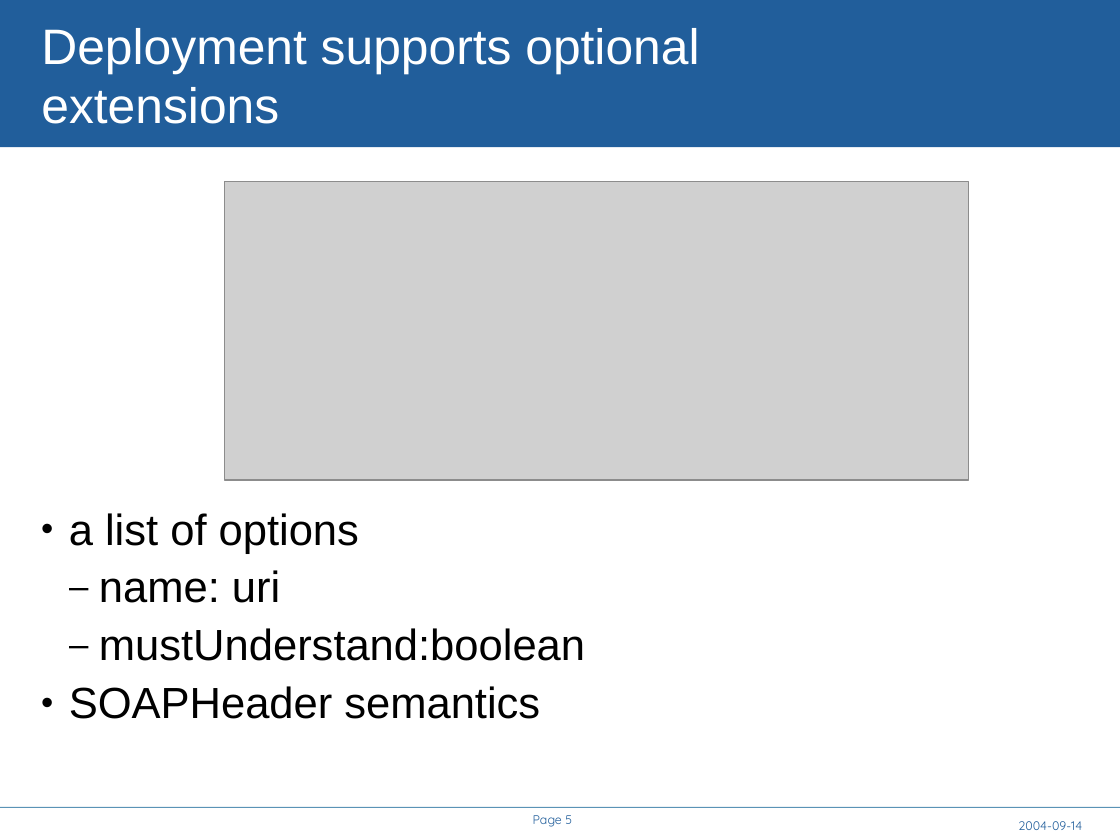
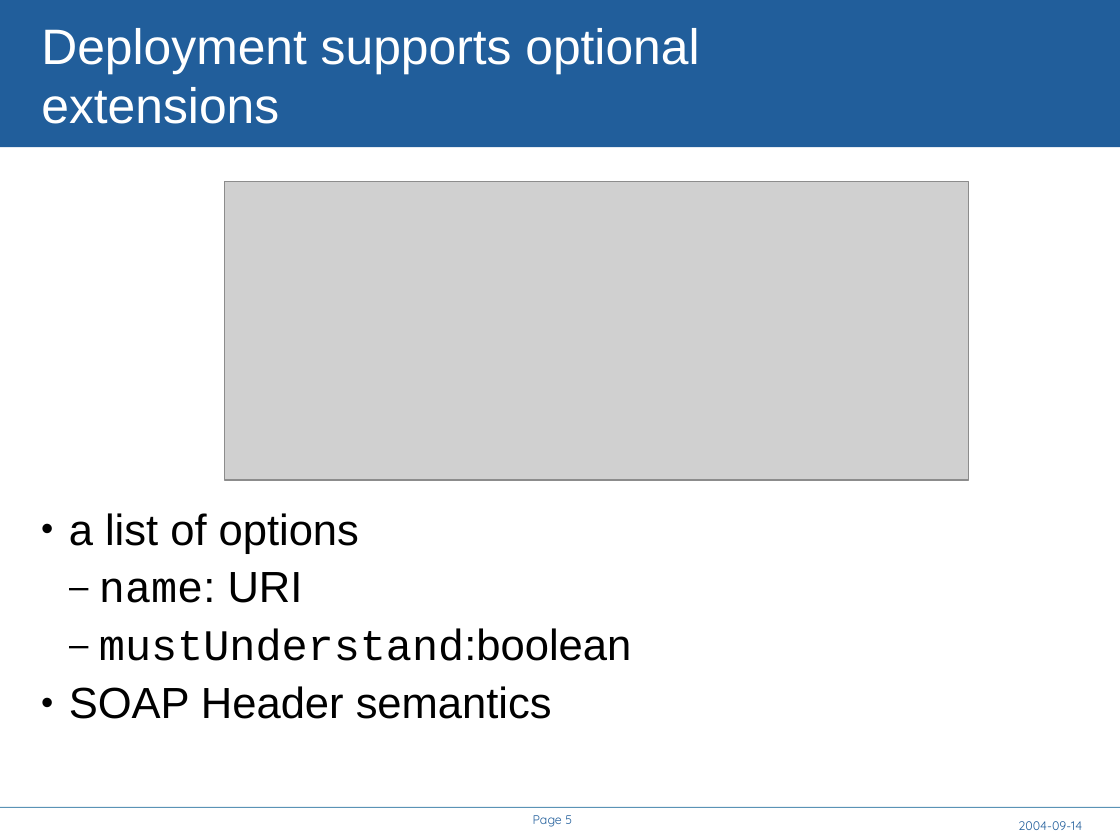
Before and after one commit to rhusar/smartfrog, a slide deck: slide 5 of core/components/cddlm/doc/A Service API for deployment.ppt. Drawn at 1120x840 pixels with LibreOffice and Linux fonts; fonts in the diff are those of the drawing; grey boxes stand for pictures; background and template pictures are left out. Boxes give left, top, right and bottom in pixels: in the first picture for what was removed or moved away, otherwise in the second. Text is boxed around its words. In the diff, an @@ line names an element or a change of style, - is before the commit and + after.

```diff
--- a/core/components/cddlm/doc/A Service API for deployment.ppt
+++ b/core/components/cddlm/doc/A Service API for deployment.ppt
@@ text at bbox=[99, 572, 303, 603]: text changed; font Arial to Courier New @@
-  – name: uri
+  – name: URI
@@ text at bbox=[99, 629, 631, 661]: font Arial to Courier New in "mustUnderstand:boolean" @@
@@ text at bbox=[69, 686, 552, 719]: spaces changed @@
-• SOAPHeader semantics
+• SOAP Header semantics
```
Also in this commit, not shown: 11 other slides changed, 1 slide added, 1 slide removed, 7 other files.
